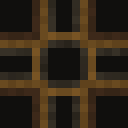
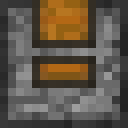
Layer changes from the first 128px x 128px image to the second:
hid group "pipes" (3 layers) over <box>0,0,128,128</box>
hid group "basic" (1st of 2, in "pipes") (2 layers) over <box>0,0,128,128</box>
painted on "fast bg" over <box>0,0,128,128</box>
showed group "machines" (76 layers) over <box>0,0,128,128</box>
showed group "block breaker" (50 layers) over <box>0,0,128,128</box>
showed group "side" (1st of 3, in "machines" › "block breaker") (16 layers) over <box>0,0,128,128</box>
added group "2" (2nd of 2, in "machines" › "block breaker" › "side") with 5 layers in group "side" over <box>0,0,128,128</box>
added layer "Layer 27" in group "2" over <box>32,0,96,88</box>
added layer "Layer 1 copy" in group "2" over <box>0,0,128,128</box>
